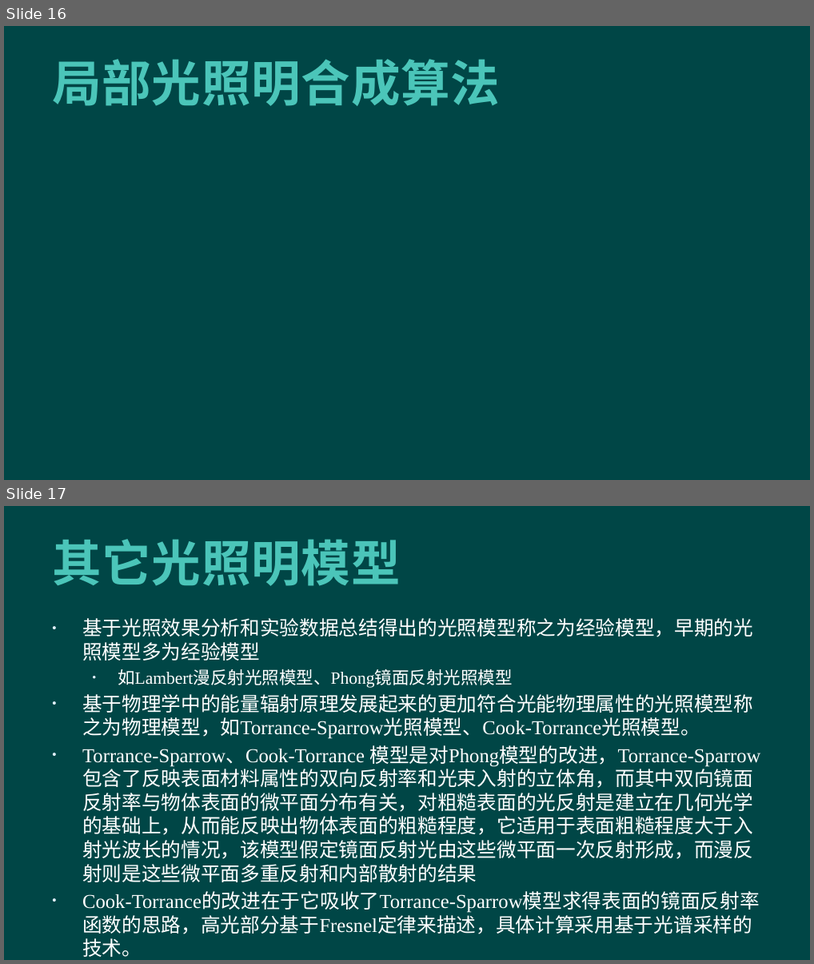
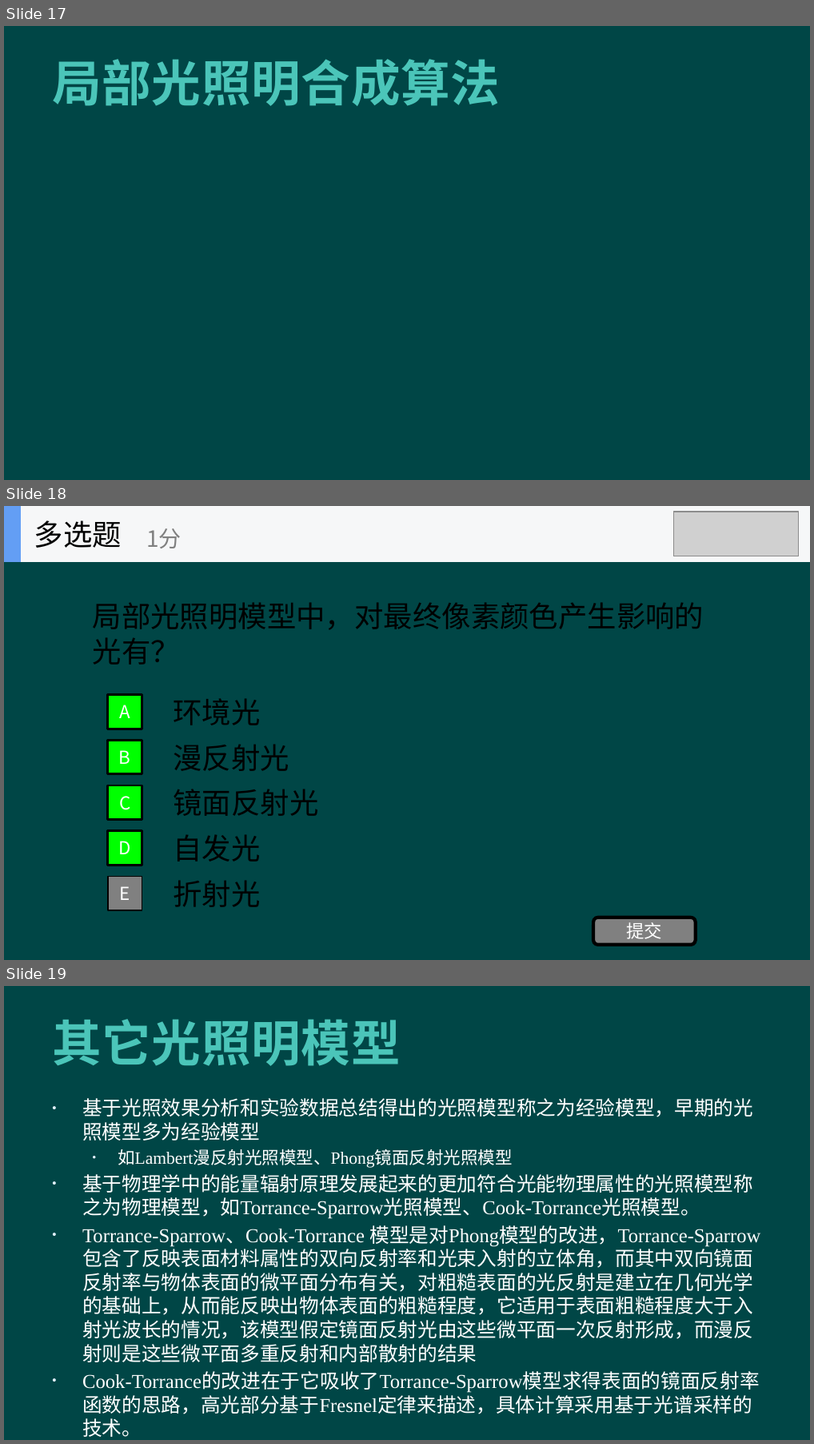
Before and after one commit to hanhonglei/Course_GameEngine, a slide deck: Slides/Principle/4 光照/4 光照.pptx. Shown one above the other, each under a label of ours: slides 16 and 17 before the commit, slides 17, 18 and 19 after it. The pictures are 814x964 and 814x1444 pixels, drawn with LibreOffice and Linux fonts; fonts in the diff are those of the drawing; grey boxes stand for pictures; background and template pictures are left out. Boxes give left, top, right and bottom in pixels: in the first picture for what was removed or moved away, otherwise in the second. Text is boxed around its words. In the diff, an @@ line names an element or a change of style, - is before the commit and + after.

```diff
--- a/Slides/Principle/4 光照/4 光照.pptx
+++ b/Slides/Principle/4 光照/4 光照.pptx
@@ slide 18 added at (x1=4, y1=506, x2=810, y2=960), background #004646 @@
@@ group added at (x1=4, y1=506, x2=810, y2=562): 2 rectangles, 2 texts @@
+多选题
+1分
@@ picture added at (x1=674, y1=512, x2=800, y2=557) @@
@@ text added at (x1=93, y1=602, x2=705, y2=664), 26 pt, text #000000 @@
+局部光照明模型中，对最终像素颜色产生影响的光有？
@@ rectangle added at (x1=108, y1=695, x2=142, y2=728), fill #00FF00, outline #000000 2 pt, 16 pt, text #FFFFFF @@
+A
@@ text added at (x1=173, y1=698, x2=260, y2=725), 26 pt, text #000000 @@
+环境光
@@ rectangle added at (x1=108, y1=740, x2=142, y2=774), fill #00FF00, outline #000000 2 pt, 16 pt, text #FFFFFF @@
+B
@@ text added at (x1=173, y1=744, x2=290, y2=771), 26 pt, text #000000 @@
+漫反射光
@@ rectangle added at (x1=108, y1=785, x2=142, y2=819), fill #00FF00, outline #000000 2 pt, 16 pt, text #FFFFFF @@
+C
@@ text added at (x1=173, y1=788, x2=318, y2=816), 26 pt, text #000000 @@
+镜面反射光
@@ rectangle added at (x1=108, y1=831, x2=142, y2=865), fill #00FF00, outline #000000 2 pt, 16 pt, text #FFFFFF @@
+D
@@ text added at (x1=173, y1=835, x2=260, y2=861), 26 pt, text #000000 @@
+自发光
@@ rectangle added at (x1=108, y1=876, x2=142, y2=910), fill #808080, outline #000000 1 pt, 16 pt, text #FFFFFF @@
+E
@@ text added at (x1=173, y1=880, x2=260, y2=907), 26 pt, text #000000 @@
+折射光
@@ rounded rectangle added at (x1=594, y1=917, x2=696, y2=944), fill #808080, outline #000000 3 pt, 16 pt, text #FFFFFF @@
+提交
@@ what was slide 16 is now slide 17 @@
@@ what was slide 17 is now slide 19 @@
```
Also in this commit, not shown: 4 other slides added, 5 other files.
